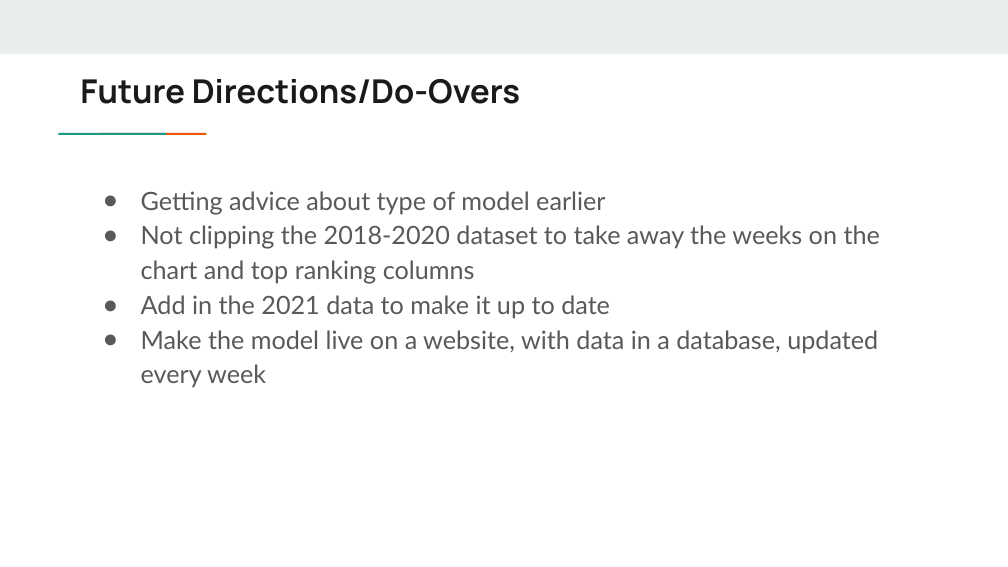
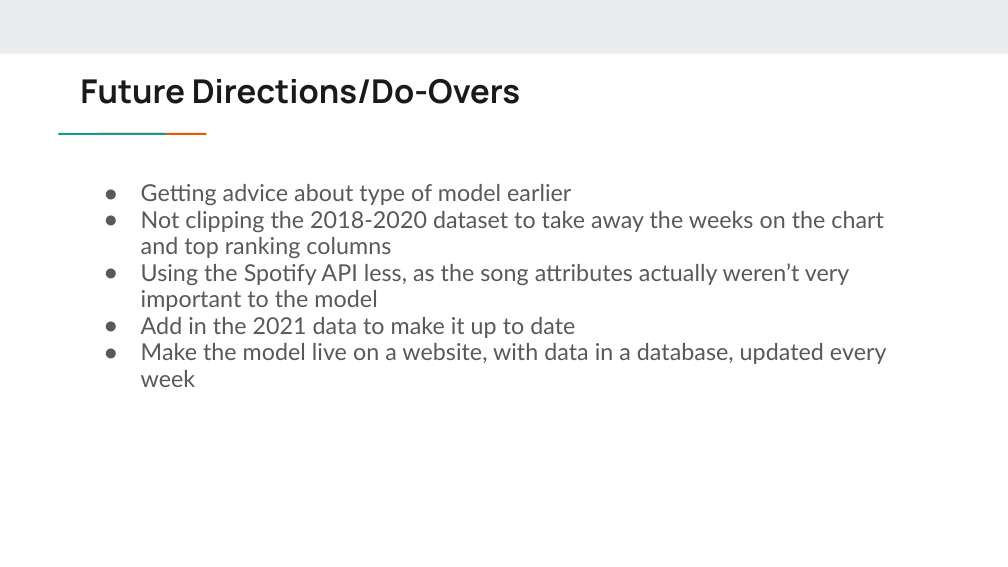
Before and after one commit to reccleston/song-predictions, a slide deck: slide 20 of presentation/Billboard Song Prediction Project.pptx. Drawn at 1008x567 pixels with LibreOffice and Linux fonts; fonts in the diff are those of the drawing. Boxes give left, top, right and bottom in pixels: in the first picture for what was removed or moved away, otherwise in the second. Text is boxed around its words. In the diff, an @@ line names an element or a change of style, - is before the commit and + after.

Commit message:
adding to presentation

```diff
--- a/presentation/Billboard Song Prediction Project.pptx
+++ b/presentation/Billboard Song Prediction Project.pptx
@@ text at [141,184,887,387]: size 18 to 16.6 pt in "Getting advice about type of model earlier", "Not clipping the 2018-2020 dataset to take ...", "Add in the 2021 data to make ...", "Make the model live on a website, ..."; indent changed; line spacing 1.15 to 0.95 @@
@@ text at [141,263,849,311]: paragraph added @@
+● Using the Spotify API less, as the song attributes actually weren’t very important to the model
```
Also in this commit, not shown: 1 other file.
